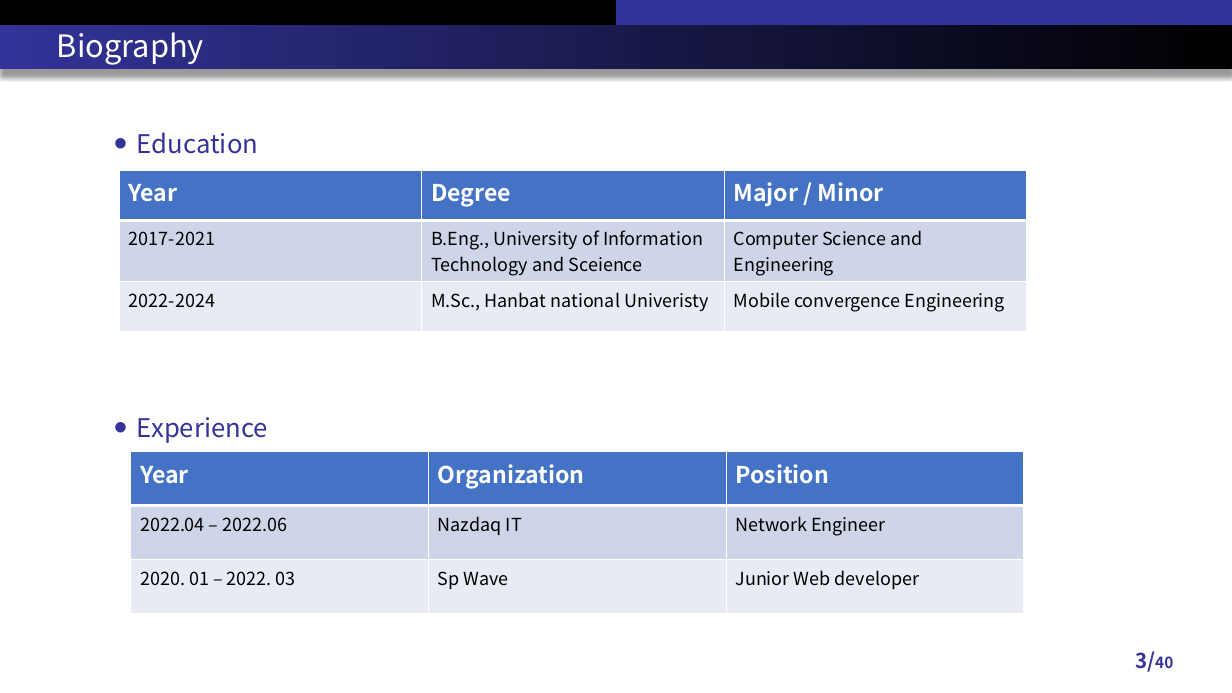
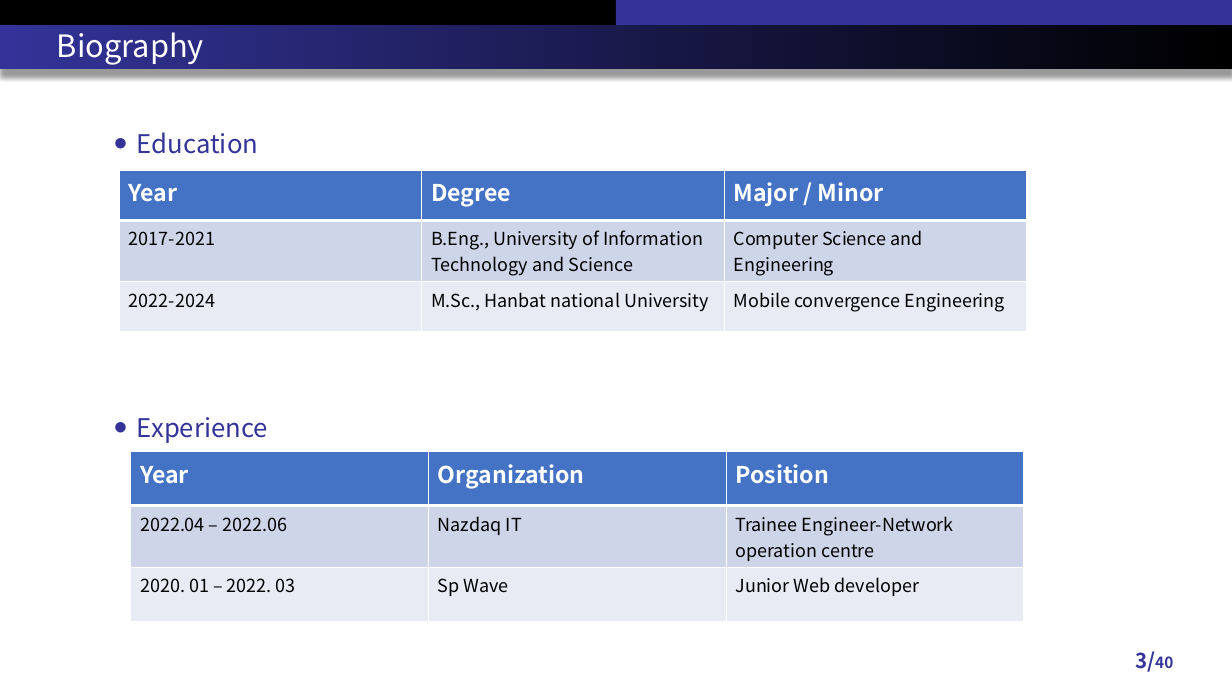
Before and after one commit to RefatHanbat/Presentation-of-SDM, a slide deck: slide 3 of New Problem/Preliminary_defense.pptx. Drawn at 1232x693 pixels with LibreOffice and Linux fonts; fonts in the diff are those of the drawing. Boxes give left, top, right and bottom in pixels: in the first picture for what was removed or moved away, otherwise in the second. Text is boxed around its words. In the diff, an @@ line names an element or a change of style, - is before the commit and + after.

```diff
--- a/New Problem/Preliminary_defense.pptx
+++ b/New Problem/Preliminary_defense.pptx
@@ table at bbox=[119, 170, 1026, 323] @@
-row 2, column 2: B.Eng., University of Information Technology and Sceience
+row 2, column 2: B.Eng., University of Information Technology and Science
-row 3, column 2: M.Sc., Hanbat national Univeristy
+row 3, column 2: M.Sc., Hanbat national University
@@ table at bbox=[131, 452, 1024, 615] @@
-row 2, column 3: Network Engineer
+row 2, column 3: Trainee Engineer-Network operation centre
```
Also in this commit, not shown: 1 other file.
